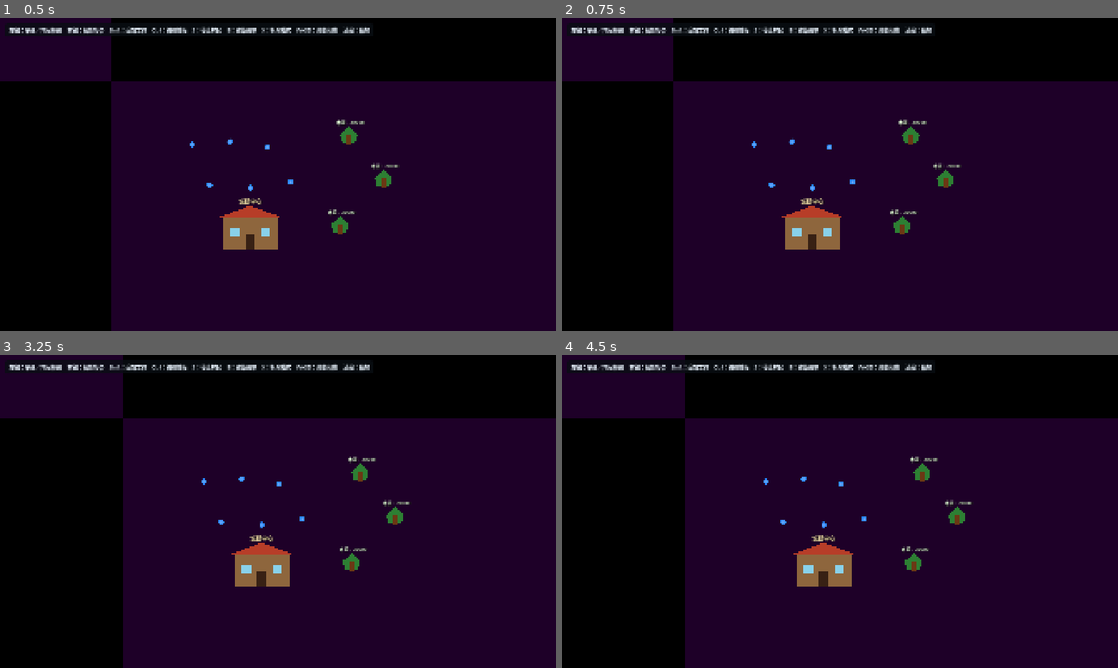
Above: before the commit, frames 1-4 (two rows, left to right).
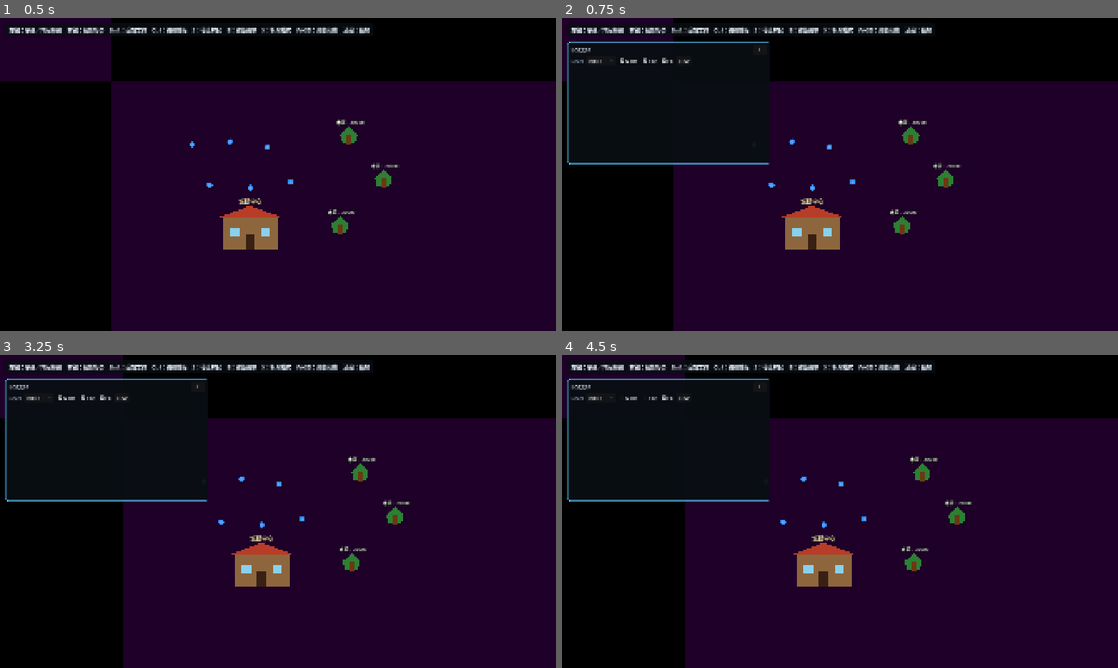
Above: after the commit, the same moments.

Repository: quittingjack/production_v3
Game: Godot game, scene res://scenes/main.tscn
Same seed, same stepped clock (60 frames per second), same inputs: the game is played once before the commit and once after it.
Inputs (mouse positions are in pixels of both pictures, inside the frame that each line leads up to):
- Up to frame 1 (0.5 s): no input
- Up to frame 2 (0.75 s): tap Enter at 0.5 s; move the mouse to (962, 158) at 0.52 s; tap L at 0.6 s; click (962, 158) at 0.67 s
- Up to frame 3 (3.25 s): click (200, 386) at 1.25 s, where only the run after the commit has a clickable "L"; tap Space at 2 s; drag from (166, 527) to (250, 574) at 2.02 s; move the mouse to (333, 442) at 2.77 s; tap A (camera_left) at 2.85 s; click (333, 442) at 2.92 s; tap L at 3.05 s
- Up to frame 4 (4.5 s): click (628, 398) at 3.5 s, where only the run after the commit has a clickable "Node"; click (650, 398) at 4.25 s, where only the run after the commit has a clickable "File"

Frame 1 is identical in both runs. In frame 2, 0.8% of the frame differs, in the area x 0-38%, y 7-47%; in frame 3, 0.8%; in frame 4, 0.8%.

Commit message:
Enhance logger functionality with improved entry management and UI controls

Diff:
--- a/scripts/logger.gd
+++ b/scripts/logger.gd
@@ -1,4 +1,42 @@
 extends Node
+
+const LEVELS := ["INFO", "WARN", "ERROR"]
+const LEVEL_RANK := {
+	"INFO": 0,
+	"WARN": 1,
+	"ERROR": 2,
+}
+const MAX_ENTRIES := 200
+
+var minimum_level := "INFO"
+var show_node := true
+var show_file := true
+var show_function := true
+
+var _entries: Array[Dictionary] = []
+var _canvas_layer: CanvasLayer
+var _panel: PanelContainer
+var _log_text: RichTextLabel
+var _level_option: OptionButton
+var _node_check: CheckBox
+var _file_check: CheckBox
+var _function_check: CheckBox
+
+
+func _ready() -> void:
+	_build_ui()
+
+
+func _input(event: InputEvent) -> void:
+	var key_event := event as InputEventKey
+	if (
+		key_event
+		and key_event.pressed
+		and not key_event.echo
+		and key_event.keycode == KEY_L
+	):
+		toggle_ui()
+		get_viewport().set_input_as_handled()
 
 
 func log(node: Node, function_name: String, action: String, params: Dictionary = {}) -> void:
@@ -6,44 +44,237 @@
 
 
 func warn(node: Node, function_name: String, action: String, params: Dictionary = {}) -> void:
-	var message := _format_message("WARN", node, function_name, action, params)
-	if message == "":
-		return
+	var entry := _make_entry("WARN", node, function_name, action, params)
+	if entry.is_empty():
+		return
+	_add_entry(entry)
+	if not _should_show_level("WARN"):
+		return
+	var message := _format_entry(entry)
 	push_warning(message)
 
 
 func error(node: Node, function_name: String, action: String, params: Dictionary = {}) -> void:
-	var message := _format_message("ERROR", node, function_name, action, params)
-	if message == "":
-		return
+	var entry := _make_entry("ERROR", node, function_name, action, params)
+	if entry.is_empty():
+		return
+	_add_entry(entry)
+	if not _should_show_level("ERROR"):
+		return
+	var message := _format_entry(entry)
 	push_error(message)
 
 
+func toggle_ui() -> void:
+	if not _panel:
+		return
+	_panel.visible = not _panel.visible
+
+
+func set_ui_visible(is_visible: bool) -> void:
+	if not _panel:
+		return
+	_panel.visible = is_visible
+
+
 func _emit(level: String, node: Node, function_name: String, action: String, params: Dictionary = {}) -> void:
-	var message := _format_message(level, node, function_name, action, params)
-	if message == "":
-		return
+	var entry := _make_entry(level, node, function_name, action, params)
+	if entry.is_empty():
+		return
+	_add_entry(entry)
+	if not _should_show_level(level):
+		return
+	var message := _format_entry(entry)
 	print(message)
 
 
-func _format_message(level: String, node: Node, function_name: String, action: String, params: Dictionary = {}) -> String:
+func _make_entry(level: String, node: Node, function_name: String, action: String, params: Dictionary = {}) -> Dictionary:
 	if node == null or not is_instance_valid(node):
-		return ""
+		return {}
 
 	var file_path := ""
 	var script: Script = node.get_script() as Script
 	if script and script.resource_path != "":
 		file_path = str(script.resource_path)
 
+	return {
+		"level": level,
+		"node": node.name,
+		"file": file_path,
+		"function": function_name,
+		"action": action,
+		"params": params.duplicate(true),
+	}
+
+
+func _add_entry(entry: Dictionary) -> void:
+	_entries.append(entry)
+	if _entries.size() > MAX_ENTRIES:
+		_entries.pop_front()
+	_refresh_log_text()
+
+
+func _format_entry(entry: Dictionary) -> String:
+	var parts: Array[String] = ["[%s]" % [entry.get("level", "INFO")]]
+	if show_node:
+		parts.append("[Node: %s]" % [entry.get("node", "")])
+	if show_file:
+		parts.append("[File: %s]" % [entry.get("file", "")])
+	if show_function:
+		parts.append("[Fn: %s]" % [entry.get("function", "")])
+
 	var params_text := ""
+	var params: Dictionary = entry.get("params", {})
 	if not params.is_empty():
 		params_text = " | params: %s" % [params]
 
-	return "[%s] [Node: %s] [File: %s] [Fn: %s] %s%s" % [
-		level,
-		node.name,
-		file_path,
-		function_name,
-		action,
+	return "%s %s%s" % [
+		" ".join(parts),
+		entry.get("action", ""),
 		params_text,
 	]
+
+
+func _should_show_level(level: String) -> bool:
+	return LEVEL_RANK.get(level, 0) >= LEVEL_RANK.get(minimum_level, 0)
+
+
+func _build_ui() -> void:
+	_canvas_layer = CanvasLayer.new()
+	_canvas_layer.name = "LoggerOverlay"
+	_canvas_layer.layer = 100
+	add_child(_canvas_layer)
+
+	_panel = PanelContainer.new()
+	_panel.name = "LoggerPanel"
+	_panel.visible = false
+	_panel.offset_left = 18.0
+	_panel.offset_top = 82.0
+	_panel.offset_right = 720.0
+	_panel.offset_bottom = 500.0
+	_canvas_layer.add_child(_panel)
+
+	var panel_style := StyleBoxFlat.new()
+	panel_style.bg_color = Color(0.035, 0.055, 0.075, 0.94)
+	panel_style.border_color = Color(0.35, 0.78, 1.0, 0.75)
+	panel_style.set_border_width_all(2)
+	panel_style.set_corner_radius_all(8)
+	panel_style.content_margin_left = 14
+	panel_style.content_margin_top = 12
+	panel_style.content_margin_right = 14
+	panel_style.content_margin_bottom = 12
+	_panel.add_theme_stylebox_override("panel", panel_style)
+
+	var content := VBoxContainer.new()
+	content.name = "Content"
+	content.add_theme_constant_override("separation", 8)
+	_panel.add_child(content)
+
+	var title_row := HBoxContainer.new()
+	title_row.name = "TitleRow"
+	title_row.add_theme_constant_override("separation", 10)
+	content.add_child(title_row)
+
+	var title := Label.new()
+	title.text = "Logger"
+	title.size_flags_horizontal = Control.SIZE_EXPAND_FILL
+	title.add_theme_font_size_override("font_size", 20)
+	title.add_theme_color_override("font_color", Color(0.92, 0.96, 1.0, 1.0))
+	title_row.add_child(title)
+
+	var close_button := Button.new()
+	close_button.text = "L"
+	close_button.tooltip_text = "Toggle logger"
+	close_button.custom_minimum_size = Vector2(44, 30)
+	close_button.pressed.connect(toggle_ui)
+	title_row.add_child(close_button)
+
+	var controls := HBoxContainer.new()
+	controls.name = "Controls"
+	controls.add_theme_constant_override("separation", 10)
+	content.add_child(controls)
+
+	var level_label := Label.new()
+	level_label.text = "Level"
+	level_label.add_theme_color_override("font_color", Color(0.65, 0.72, 0.8, 1.0))
+	controls.add_child(level_label)
+
+	_level_option = OptionButton.new()
+	for index in LEVELS.size():
+		_level_option.add_item("%s+" % [LEVELS[index]], index)
+	_level_option.select(0)
+	_level_option.item_selected.connect(_on_level_selected)
+	controls.add_child(_level_option)
+
+	_node_check = _make_check_box("Node", show_node)
+	_node_check.toggled.connect(_on_show_node_toggled)
+	controls.add_child(_node_check)
+
+	_file_check = _make_check_box("File", show_file)
+	_file_check.toggled.connect(_on_show_file_toggled)
+	controls.add_child(_file_check)
+
+	_function_check = _make_check_box("Fn", show_function)
+	_function_check.toggled.connect(_on_show_function_toggled)
+	controls.add_child(_function_check)
+
+	var clear_button := Button.new()
+	clear_button.text = "Clear"
+	clear_button.pressed.connect(_clear_entries)
+	controls.add_child(clear_button)
+
+	_log_text = RichTextLabel.new()
+	_log_text.name = "LogText"
+	_log_text.bbcode_enabled = false
+	_log_text.scroll_following = true
+	_log_text.size_flags_horizontal = Control.SIZE_EXPAND_FILL
+	_log_text.size_flags_vertical = Control.SIZE_EXPAND_FILL
+	_log_text.custom_minimum_size = Vector2(660, 320)
+	_log_text.add_theme_font_size_override("normal_font_size", 14)
+	_log_text.add_theme_color_override("default_color", Color(0.9, 0.95, 1.0, 1.0))
+	content.add_child(_log_text)
+
+
+func _make_check_box(label: String, is_pressed: bool) -> CheckBox:
+	var check_box := CheckBox.new()
+	check_box.text = label
+	check_box.button_pressed = is_pressed
+	return check_box
+
+
+func _on_level_selected(index: int) -> void:
+	if index < 0 or index >= LEVELS.size():
+		return
+	minimum_level = LEVELS[index]
+	_refresh_log_text()
+
+
+func _on_show_node_toggled(is_pressed: bool) -> void:
+	show_node = is_pressed
+	_refresh_log_text()
+
+
+func _on_show_file_toggled(is_pressed: bool) -> void:
+	show_file = is_pressed
+	_refresh_log_text()
+
+
+func _on_show_function_toggled(is_pressed: bool) -> void:
+	show_function = is_pressed
+	_refresh_log_text()
+
+
+func _clear_entries() -> void:
+	_entries.clear()
+	_refresh_log_text()
+
+
+func _refresh_log_text() -> void:
+	if not _log_text:
+		return
+
+	var lines: Array[String] = []
+	for entry in _entries:
+		if _should_show_level(entry.get("level", "INFO")):
+			lines.append(_format_entry(entry))
+	_log_text.text = "\n".join(lines)
